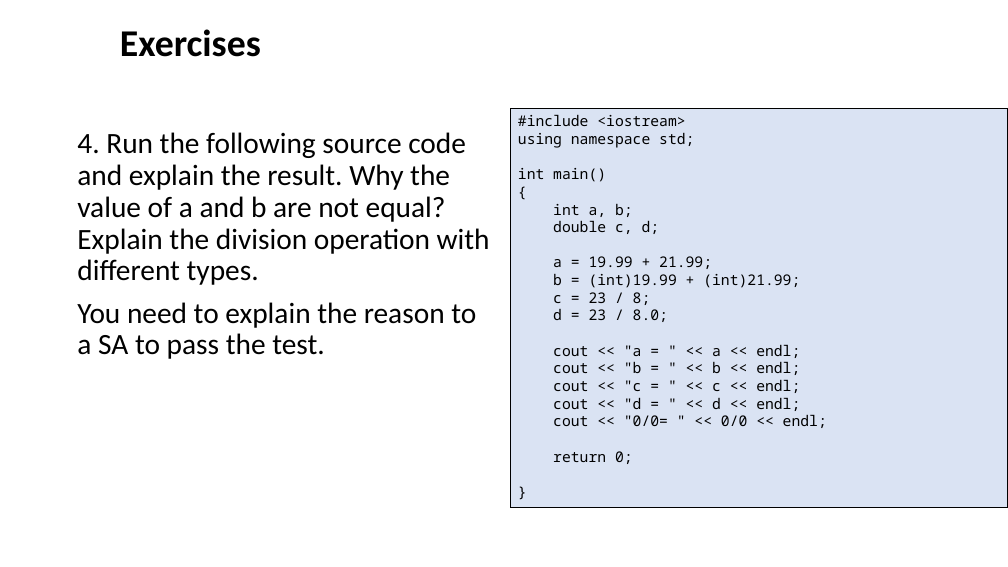
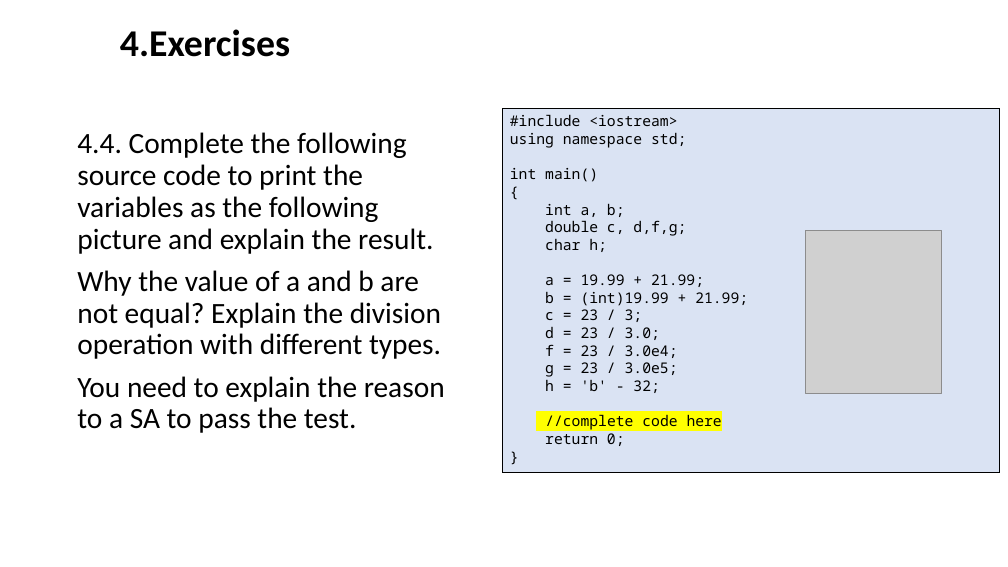
Before and after one commit to ShiqiYu/CPP, a slide deck: slide 25 of week02/Lab02.pptx (slide 14 before the commit). Drawn at 1008x567 pixels with LibreOffice and Linux fonts; fonts in the diff are those of the drawing; grey boxes stand for pictures; background and template pictures are left out. Boxes give left, top, right and bottom in pixels: in the first picture for what was removed or moved away, otherwise in the second. Text is boxed around its words. In the diff, an @@ line names an element or a change of style, - is before the commit and + after.

```diff
--- a/week02/Lab02.pptx
+++ b/week02/Lab02.pptx
@@ text at (120, 29, 290, 57): text changed @@
-Exercises
+4.Exercises
@@ rectangle "#include <iostream>": place and size @@
-rectangle "#include <iostream>" at (510, 108, 1008, 507)
+rectangle "#include <iostream>" at (503, 108, 1000, 472)
@@ text at (77, 132, 441, 359): text changed @@
-4. Run the following source code and explain the result. Why the value of a and b are not equal? Explain the division operation with different types.
+4.4. Complete the following source code to print the variables as the following picture and explain the result.
+Why the value of a and b are not equal? Explain the division operation with different types.
@@ text in rectangle at (545, 220, 686, 252): text changed @@
-double c, d;
+double c, d,f,g;
+char h;
@@ picture added at (805, 231, 941, 394) @@
@@ text in rectangle at (545, 292, 748, 430): text changed @@
-b = (int)19.99 + (int)21.99;
-c = 23 / 8;
-d = 23 / 8.0;
-cout << "a = " << a << endl;
-cout << "b = " << b << endl;
-cout << "c = " << c << endl;
-cout << "d = " << d << endl;
-cout << "0/0= " << 0/0 << endl;
+b = (int)19.99 + 21.99;
+c = 23 / 3;
+d = 23 / 3.0;
+f = 23 / 3.0e4;
+g = 23 / 3.0e5;
+h = 'b' - 32;
+//complete code here
```
Also in this commit, not shown: 11 other slides changed, 11 slides added, 3 other files.
